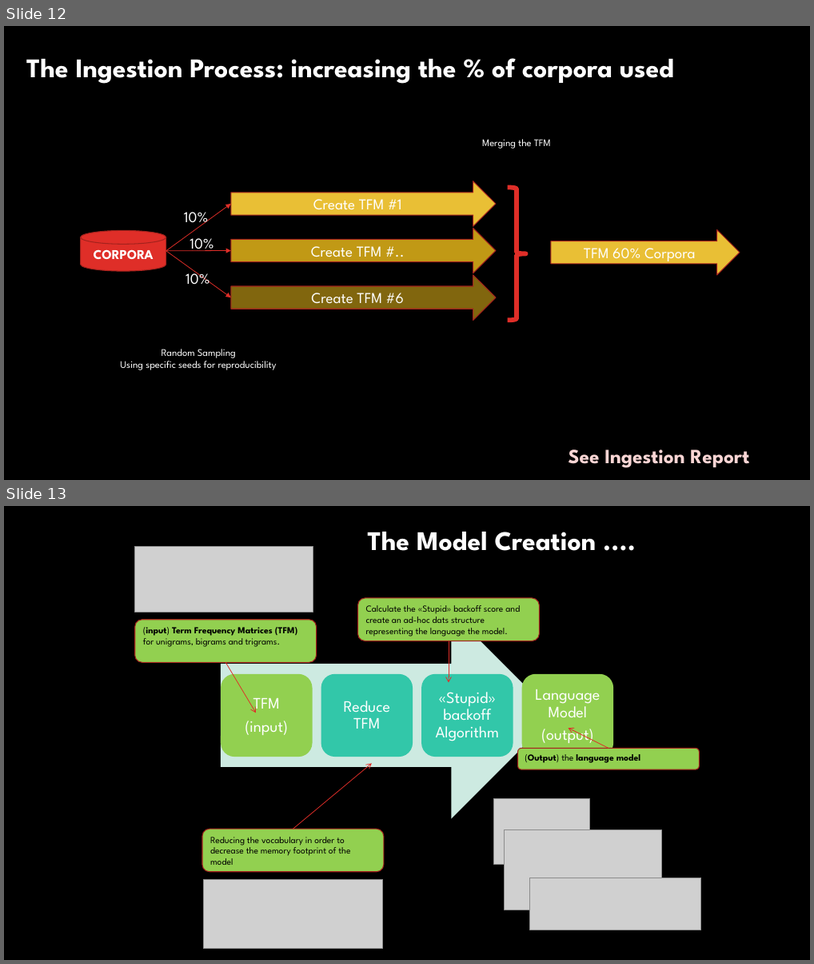
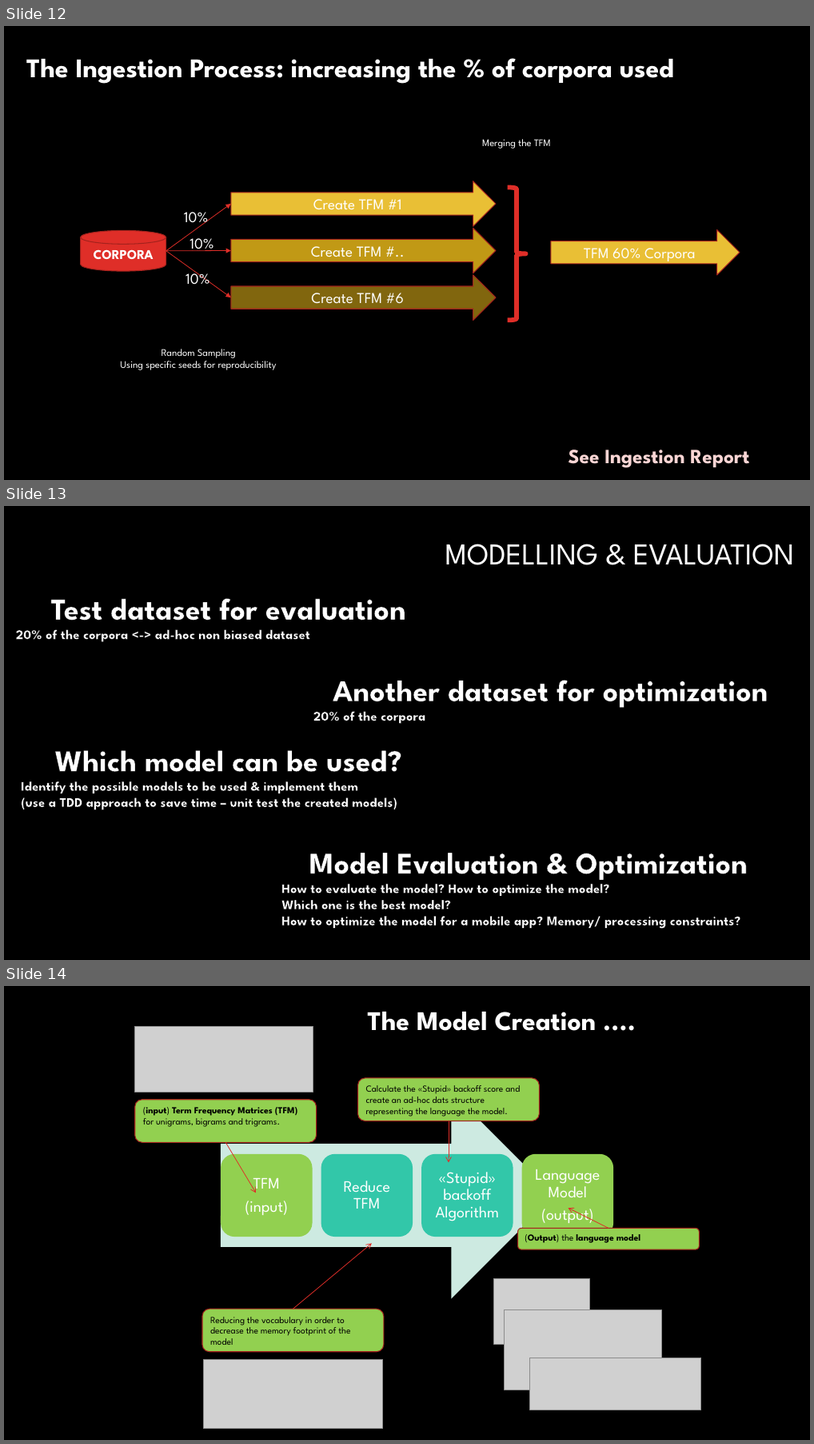
Before and after one commit to pparacch/CapstoneProjectDataScienceSpecialization, a slide deck: notes/meetUp_case_textPrediction.pptx. Shown one above the other, each under a label of ours: slides 12 and 13 before the commit, slides 12, 13 and 14 after it. The pictures are 814x964 and 814x1444 pixels, drawn with LibreOffice and Linux fonts; fonts in the diff are those of the drawing; grey boxes stand for pictures; background and template pictures are left out. Boxes give left, top, right and bottom in pixels: in the first picture for what was removed or moved away, otherwise in the second. Text is boxed around its words. In the diff, an @@ line names an element or a change of style, - is before the commit and + after.

```diff
--- a/notes/meetUp_case_textPrediction.pptx
+++ b/notes/meetUp_case_textPrediction.pptx
@@ slide 13 added at <box>4,506,810,960</box>, background #000000 @@
@@ title added at <box>446,544,794,565</box>, 36 pt, text #FFFFFF @@
+MODELLING & EVALUATION
@@ text added at <box>16,598,406,642</box>, 16 pt, text #FFFFFF, bold @@
+Test dataset for evaluation
+20% of the corpora <-> ad-hoc non biased dataset
@@ text added at <box>314,680,769,724</box>, 36 pt, text #FFFFFF, bold @@
+Another dataset for optimization
+20% of the corpora
@@ text added at <box>21,750,402,810</box>, 16 pt, text #FFFFFF, bold @@
+Which model can be used?
+Identify the possible models to be used & implement them
+(use a TDD approach to save time – unit test the created models)
@@ text added at <box>282,852,748,928</box>, 16 pt, text #FFFFFF, bold @@
+Model Evaluation & Optimization
+How to evaluate the model? How to optimize the model?
+Which one is the best model?
+How to optimize the model for a mobile app? Memory/ processing constraints?
@@ what was slide 13 is now slide 14 @@
```
Also in this commit, not shown: 3 slides changed.
